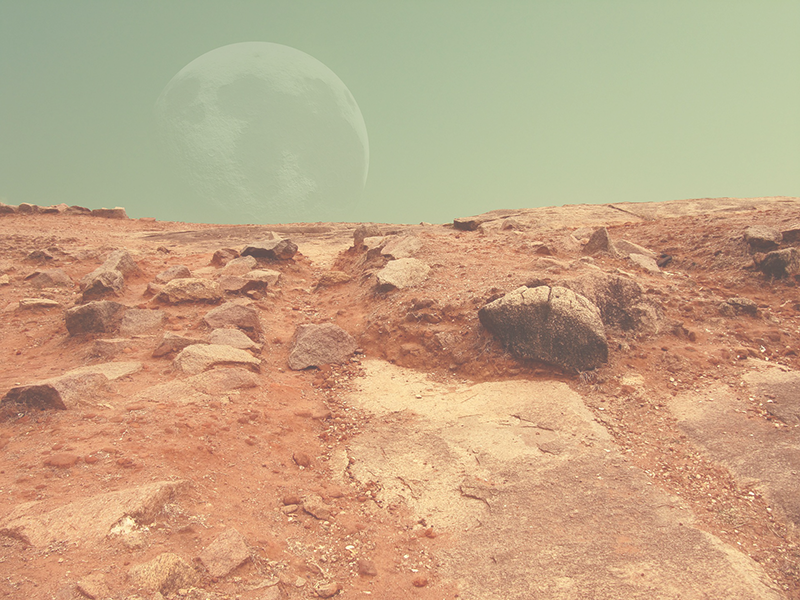
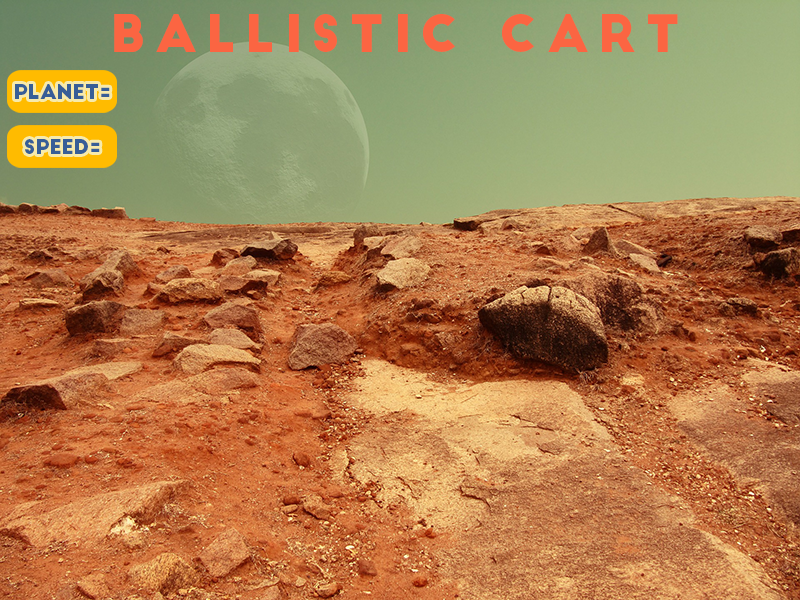
Comparing the layer stacks of the two 800×600 images. Changes:
added layer "Speed" above "planet" over <box>7,125,117,168</box>
added layer "planet" above "Ballistic cart" over <box>7,70,117,113</box>
added layer "Ballistic cart" above "Layer 0" over <box>114,14,678,53</box>
"Layer 0": opacity 70% → 100% over <box>0,0,800,600</box>
